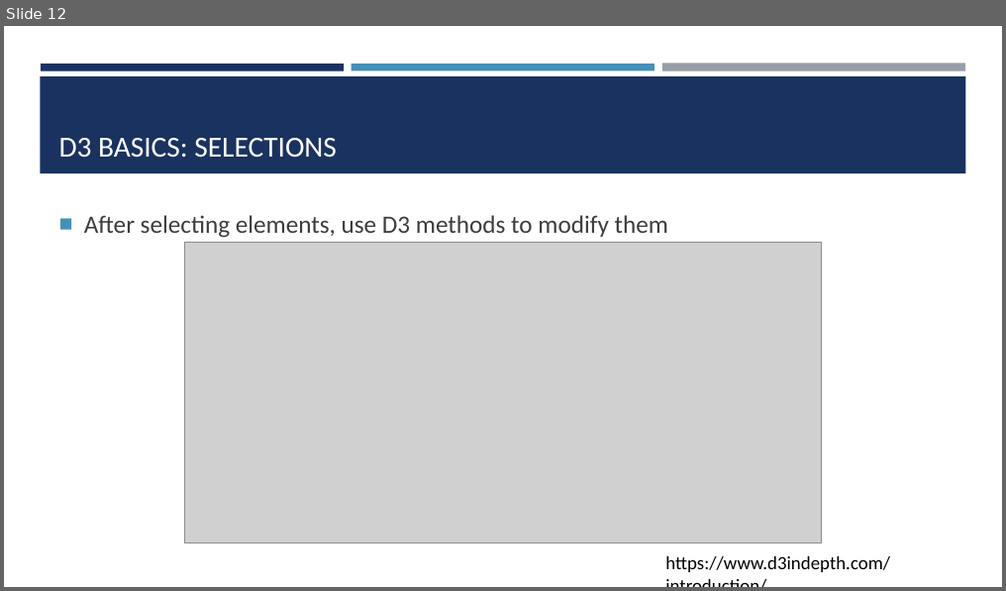
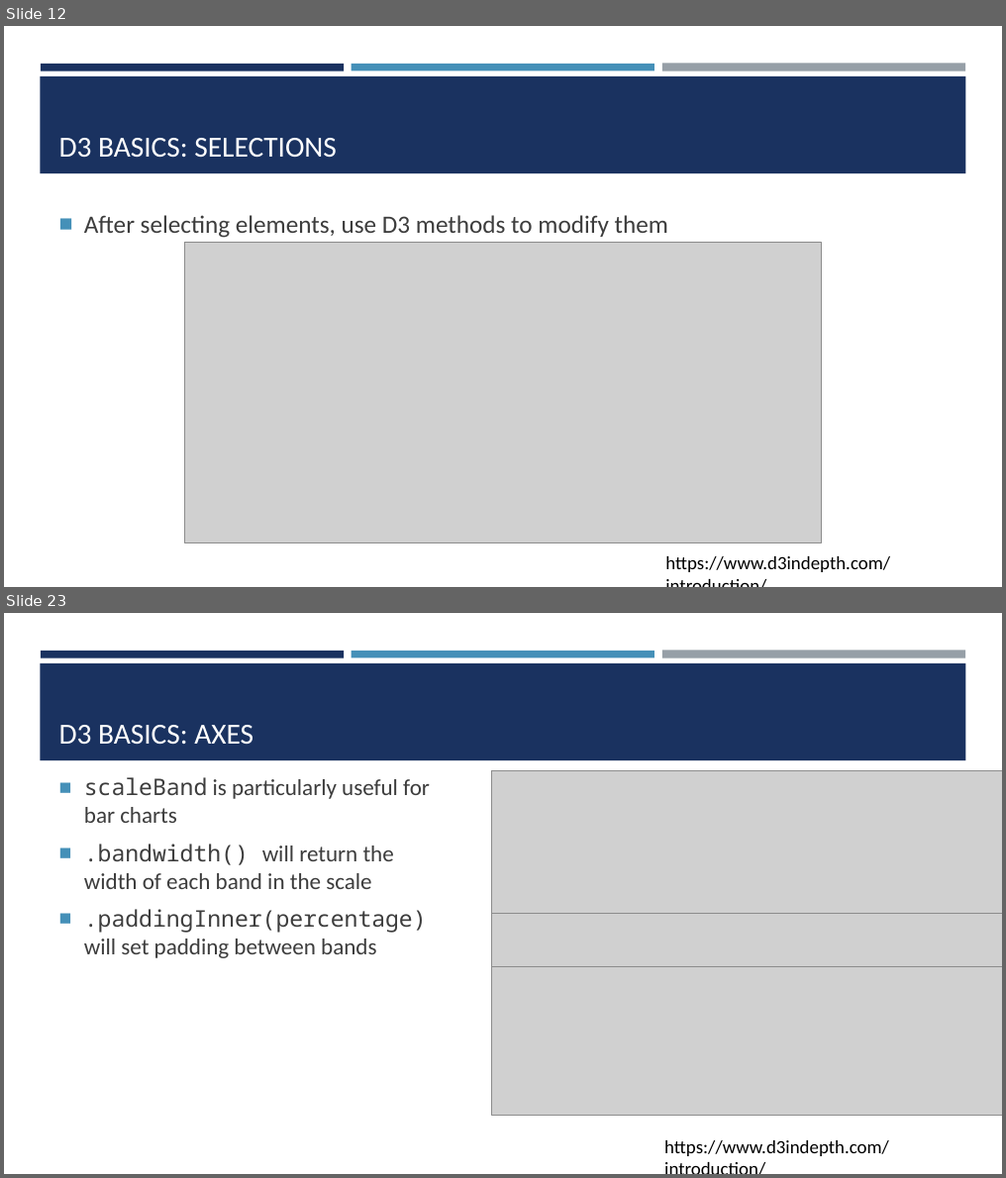
Before and after one commit to amosca01/SDS-CSC235, a slide deck: slides/06-d3.pptx. Shown one above the other, each under a label of ours: slide 12 before the commit, slides 12 and 23 after it; the slides between them are not shown. The pictures are 1006x591 and 1006x1178 pixels, drawn with LibreOffice and Linux fonts; fonts in the diff are those of the drawing; grey boxes stand for pictures. Boxes give left, top, right and bottom in pixels: in the first picture for what was removed or moved away, otherwise in the second. Text is boxed around its words. In the diff, an @@ line names an element or a change of style, - is before the commit and + after.

```diff
--- a/slides/06-d3.pptx
+++ b/slides/06-d3.pptx
@@ slide 23 added at (4,613,1002,1174), background #FFFFFF; not listed: 4 template elements that a slide beside it also shows @@
@@ title added at (59,725,253,744), 28 pt, text #FFFFFF @@
+D3 BASICS: AXES
@@ text added at (84,777,430,959), 22 pt, text #3D3D3D @@
+■ scaleBand is particularly useful for bar charts
+■ .bandwidth() will return the width of each band in the scale
+■ .paddingInner(percentage) will set padding between bands
@@ picture added at (491,771,1002,955) @@
@@ picture added at (491,914,1002,981) @@
@@ picture added at (491,967,1002,1115) @@
@@ text added at (664,1141,889,1157), 18 pt, text #000000 @@
+https://www.d3indepth.com/introduction/
```
Also in this commit, not shown: 5 slides changed, 7 other slides added, 6 other files.
